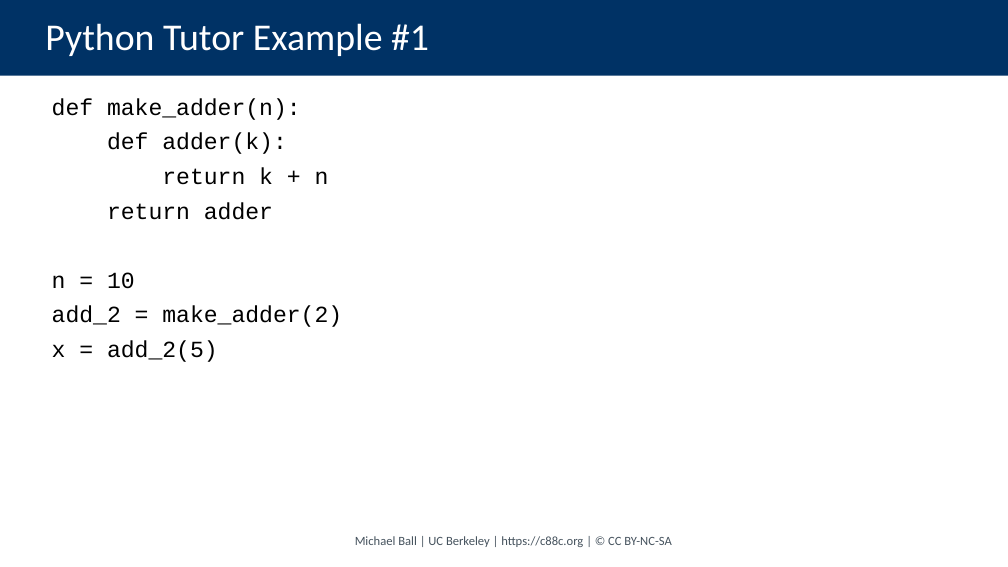
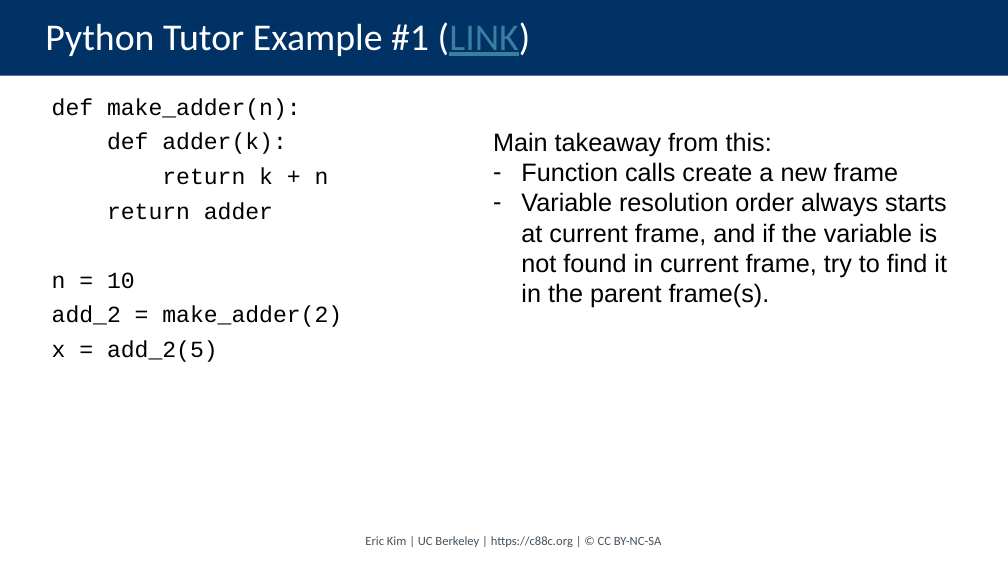
Before and after one commit to cs88-website/su24, a slide deck: slide 23 of assets/slides/su24/07-HOFs_Environments.pptx (slide 20 before the commit). Drawn at 1008x567 pixels with LibreOffice and Linux fonts; fonts in the diff are those of the drawing. Boxes give left, top, right and bottom in pixels: in the first picture for what was removed or moved away, otherwise in the second. Text is boxed around its words. In the diff, an @@ line names an element or a change of style, - is before the commit and + after.

```diff
--- a/assets/slides/su24/07-HOFs_Environments.pptx
+++ b/assets/slides/su24/07-HOFs_Environments.pptx
@@ title at bbox=[45, 22, 531, 56]: text changed @@
-Python Tutor Example #1
+Python Tutor Example #1 (LINK)
@@ text added at bbox=[493, 132, 947, 308], 24 pt, text #000000 @@
+Main takeaway from this:
+– Function calls create a new frame
+– Variable resolution order always starts at current frame, and if the variable is not found in current frame, try to find it in the parent frame(s).
@@ text at bbox=[365, 536, 661, 547]: text changed @@
-Michael Ball | UC Berkeley | https://c88c.org | © CC BY-NC-SA
+Eric Kim | UC Berkeley | https://c88c.org | © CC BY-NC-SA
```
Also in this commit, not shown: 8 other slides changed, 14 slides added, 12 slides removed, 15 other files.
